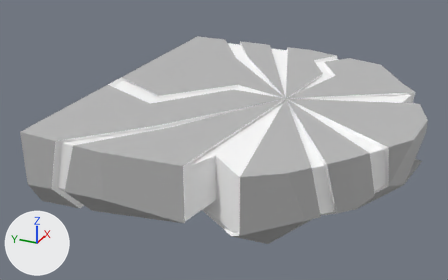
Two versions of the FBX model LeyuGame/Assets/Models/Props/Level_Architectuur/Platforms/Creature/MOD_CreatureLift.fbx, one commit apart.
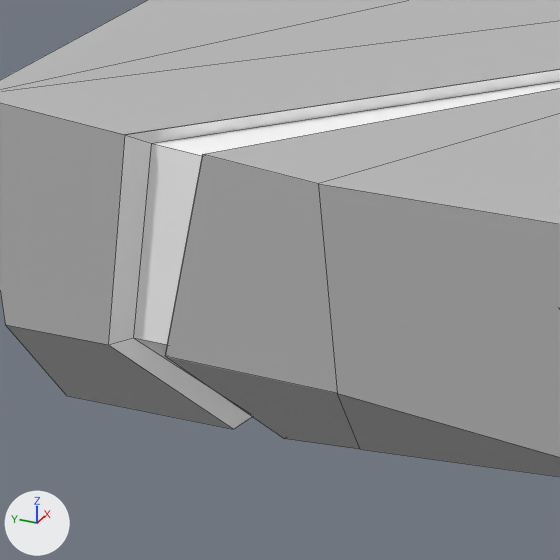
Each version is shown whole from a 50 mm camera at (-0.0414, -0.0154, 0.0234) aimed at (-0.0013, 0.0027, 0.0034), then close up on the part from 6% to 35% of the width and 39% to 85% of the height. The axes (+X, +Y, +Z) are drawn at lower left. The lights are the same throughout. The close-ups show mesh edges as thin lines. Where no turn or scale is listed for an object, it has been applied to the vertices. Vertices at the same position are counted once.

In view in the first close-up: 'MOD_CreatureLift0', 'MOD_CreatureLift_GLOW'.
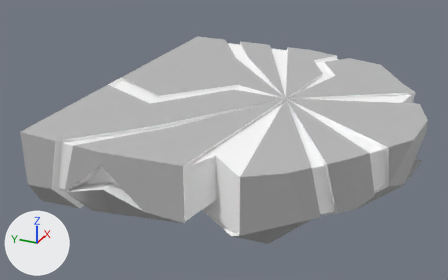
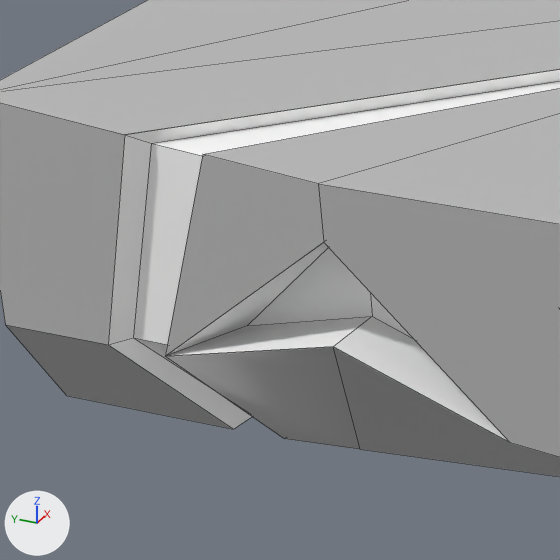
Where the newer file only moved an object's origin or applied its transform, the numbers keep the older frame.

What changed in the scene script:
```text
Change me_mesh:
    where me_mesh.from_pydata(...)  # 99 vertices, 81 faces; spans x -0.0133..0.0133, y -0.012..0.012, z -0.0034..0.0034
    used by ob_mod_creaturelift0; location = (0.0, 0.00006, 0.0036)
    verts and faces of me_mesh; kept vertices keep their numbers, new ones are numbered from 99
    before: 89 (-0.0117, 0.0064, -0.002) at pixel (360, 449), 90 (-0.0133, 0.0055, 0.0034) at pixel (318, 183), 91 (-0.0133, 0.0055, 0.0) at pixel (337, 393), 92 (-0.0129, 0.0, -0.0005), 93 (-0.0129, 0.0, 0.0034)
    before: 94 (-0.0131, 0.0087, -0.0002) at pixel (165, 356), 95 (-0.0131, 0.0076, 0.0034) at pixel (202, 154), 96 (-0.0117, 0.0078, -0.0021) at pixel (284, 438)
    me_mesh part 1
    add delete_vertices([91])  # with the faces that use them
    add verts[101] = (-0.0133, 0.0055, 0.0025)  # pixel (323, 242)
    add verts[102] = (-0.0131, 0.0028, -0.0002)  # pixel (510, 442)
    add verts[103] = (-0.0133, 0.0055, 0.0008)  # pixel (333, 346)
    add faces += [(90, 101, 102, 92, 93), (89, 92, 102, 103), (89, 103, 94, 96), (90, 95, 94, 101)]  # mat_lambert1 (grey #bcbcbc)
Change me_mesh_001:
    where me_mesh_001.from_pydata(...)  # 134 vertices, 117 faces; spans x -0.0132..0.0132, y -0.0115..0.0115, z -0.0034..0.0034
    used by ob_mod_creaturelift_glow; location = (0.00006, 0.00055, 0.0036)
    verts and faces of me_mesh_001; kept vertices keep their numbers, new ones are numbered from 134
    me_mesh_001 part 2
    add verts[134] = (0.0121, -0.0005, 0.0011)
    add verts[135] = (0.0121, -0.0004, 0.0027)
    add verts[136] = (-0.0133, 0.005, 0.0008)  # pixel (333, 346)
    add verts[137] = (-0.0133, 0.005, 0.0025)  # pixel (323, 242)
    add verts[138] = (-0.0131, 0.0023, -0.0002)  # pixel (510, 442)
    add for new, old in zip([*range(139, 144)], [*range(134, 139)]): verts[new] = verts[old] + (0.001, 0.0, 0.0)
    add verts[144] = (0.0118, 0.0032, 0.0006)
    add verts[145] = (0.0113, -0.0034, -0.0004)
    add verts[146] = (-0.0123, 0.0074, 0.0001)  # pixel (247, 325)
    add verts[147] = (-0.0132, 0.0083, -0.0002)  # pixel (165, 356)
    add verts[148] = (0.0123, -0.0035, -0.0003)
    add verts[149] = (0.0129, 0.0032, 0.0006)
    add faces += [(134, 144, 135), (134, 135, 145), (141, 142, 146), (141, 143, 142), (137, 147, 146, 142), (136, 141, 146, 147)]
    add faces += [(137, 142, 143, 138), (136, 138, 143, 141), (134, 139, 149, 144), (135, 144, 149, 140), (135, 140, 148, 145), (134, 145, 148, 139)]
```

Where the change shows, as pixel boxes [x1, y1, x2, y2] in the close-ups (560 x 560 px; the box of a moved part takes in the faces that stretch with it):
'MOD_CreatureLift_GLOW', reshaped: before [108, 69, 560, 429]; after [108, 69, 560, 443]
part 1 of me_mesh, moved or reshaped: [165, 155, 560, 477] in both
part 2 of me_mesh_001, added: after [166, 242, 510, 443]
